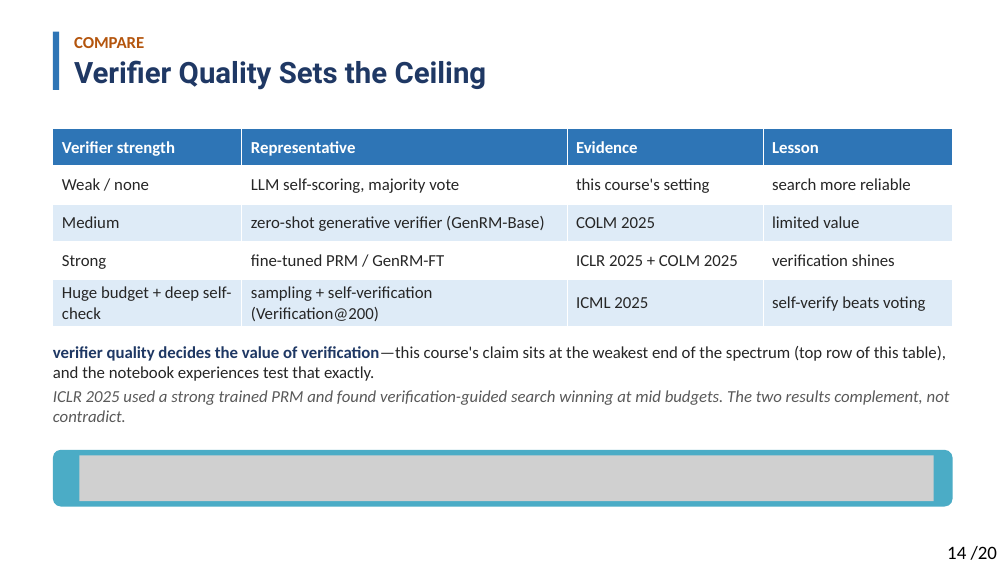
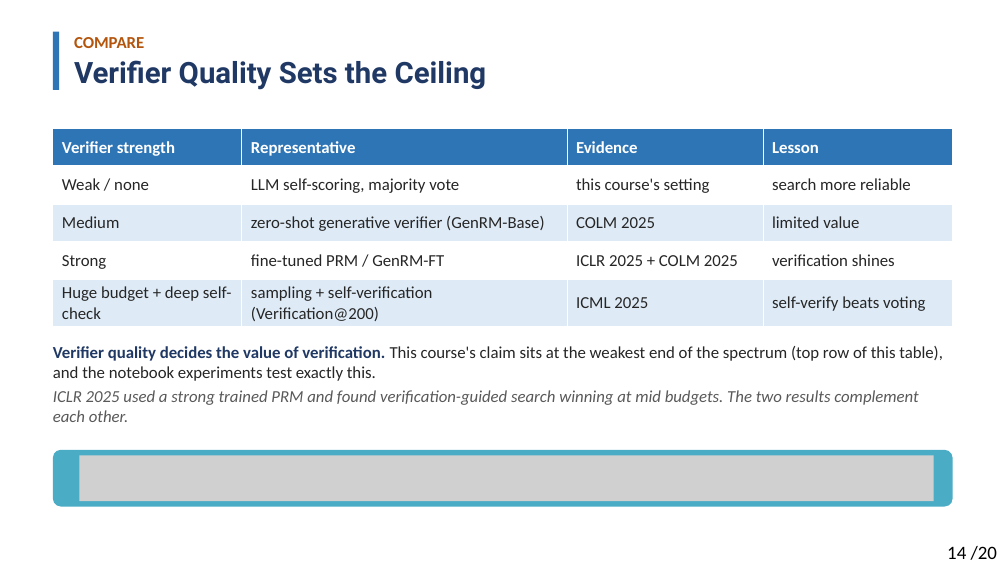
Before and after one commit to Solitus0726/search-vs-verify-course, a slide deck: slide 14 of slides/lecture_slides.pptx. Drawn at 1008x567 pixels with LibreOffice and Linux fonts; fonts in the diff are those of the drawing; grey boxes stand for pictures. Boxes give left, top, right and bottom in pixels: in the first picture for what was removed or moved away, otherwise in the second. Text is boxed around its words. In the diff, an @@ line names an element or a change of style, - is before the commit and + after.

```diff
--- a/slides/lecture_slides.pptx
+++ b/slides/lecture_slides.pptx
@@ text at bbox=[53, 346, 943, 422]: text changed @@
-verifier quality decides the value of verification—this course's claim sits at the weakest end of the spectrum (top row of this table), and the notebook experiences test that exactly.
-ICLR 2025 used a strong trained PRM and found verification-guided search winning at mid budgets. The two results complement, not contradict.
+Verifier quality decides the value of verification. This course's claim sits at the weakest end of the spectrum (top row of this table), and the notebook experiments test exactly this.
+ICLR 2025 used a strong trained PRM and found verification-guided search winning at mid budgets. The two results complement each other.
```
Also in this commit, not shown: 17 other slides changed, 1 other file.
